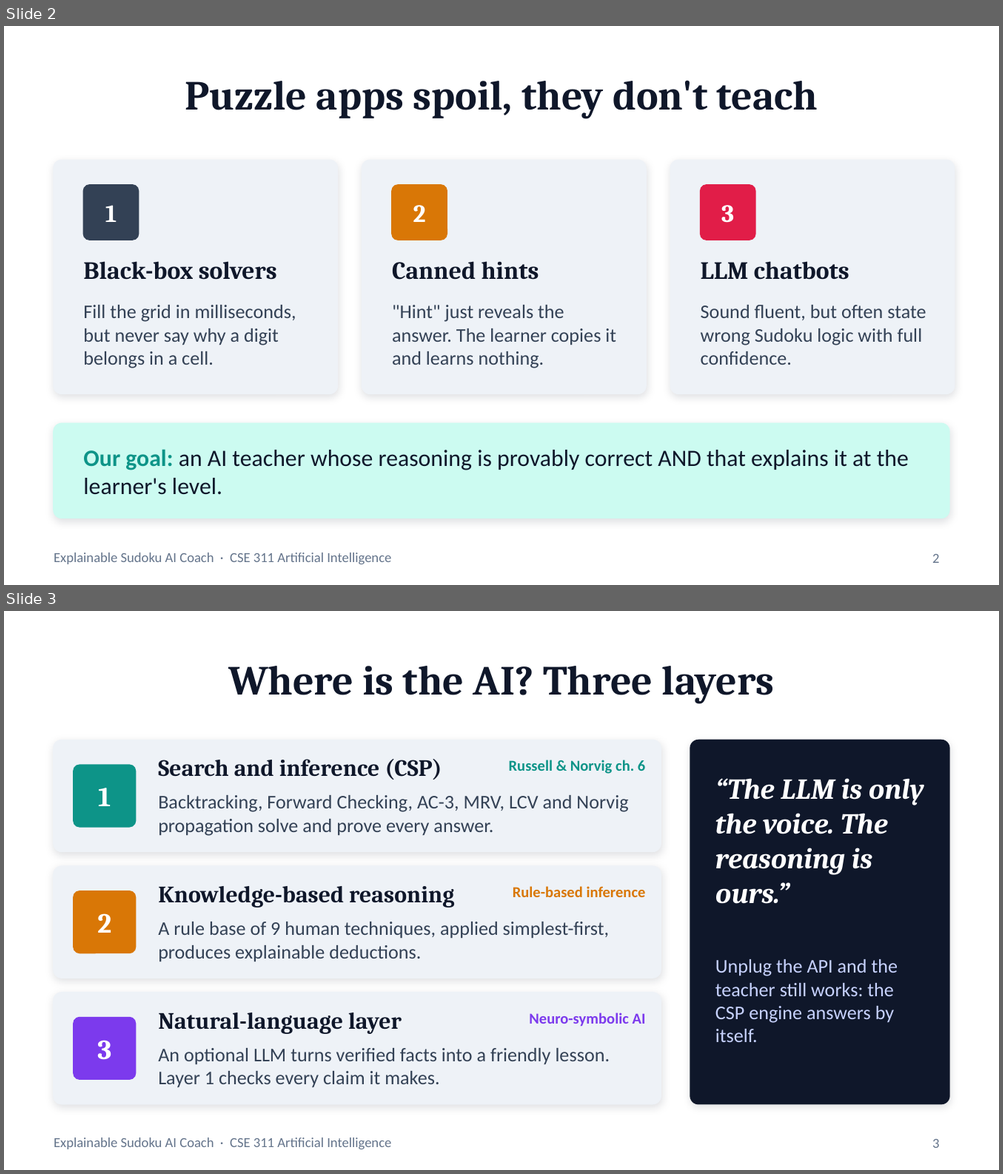
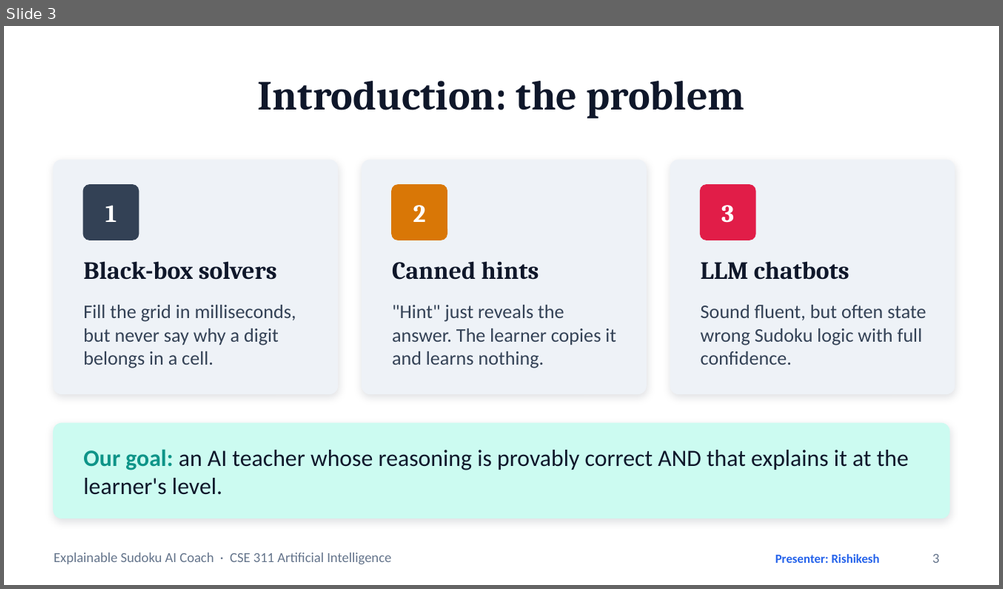
Before and after one commit to tejaes7/Sudoku-Sensei, a slide deck: Sudoku_AI_Coach_Presentation.pptx. Shown one above the other, each under a label of ours: slides 2 and 3 before the commit, slide 3 after it. The pictures are 1003x1174 and 1003x589 pixels, drawn with LibreOffice and Linux fonts; fonts in the diff are those of the drawing. Boxes give left, top, right and bottom in pixels: in the first picture for what was removed or moved away, otherwise in the second. Text is boxed around its words. In the diff, an @@ line names an element or a change of style, - is before the commit and + after.

```diff
--- a/Sudoku_AI_Coach_Presentation.pptx
+++ b/Sudoku_AI_Coach_Presentation.pptx
@@ slide 3 removed at (4,611,999,1170), background #FFFFFF; not listed: 1 template element that a slide beside it also shows @@
@@ title removed at (228,666,774,703) @@
-Where is the AI? Three layers
@@ rounded rectangle removed at (54,741,660,851) @@
@@ rounded rectangle removed at (690,741,949,1105) @@
@@ rounded rectangle removed at (74,765,135,827) @@
@@ text removed at (158,759,442,780) @@
-Search and inference (CSP)
@@ text removed at (509,760,645,774) @@
-Russell & Norvig ch. 6
@@ text removed at (98,788,111,806) @@
-1
@@ text removed at (715,778,924,904) @@
-“The LLM is only the voice. The reasoning is ours.”
@@ text removed at (158,795,628,836) @@
-Backtracking, Forward Checking, AC-3, MRV, LCV and Norvig propagation solve and prove every answer.
@@ rounded rectangle removed at (54,866,660,978) @@
@@ rounded rectangle removed at (74,891,135,953) @@
@@ text removed at (158,886,454,908) @@
-Knowledge-based reasoning
@@ text removed at (512,886,646,897) @@
-Rule-based inference
@@ text removed at (97,914,111,933) @@
-2
@@ text removed at (158,922,609,962) @@
-A rule base of 9 human techniques, applied simplest-first, produces explainable deductions.
@@ text removed at (715,960,897,1042) @@
-Unplug the API and the teacher still works: the CSP engine answers by itself.
@@ rounded rectangle removed at (54,993,660,1105) @@
@@ rounded rectangle removed at (74,1018,135,1079) @@
@@ text removed at (158,1013,401,1034) @@
-Natural-language layer
@@ text removed at (529,1013,646,1027) @@
-Neuro-symbolic AI
@@ text removed at (97,1040,111,1060) @@
-3
@@ text removed at (158,1048,610,1088) @@
-An optional LLM turns verified facts into a friendly lesson. Layer 1 checks every claim it makes.
@@ page number removed at (932,1139,939,1148) @@
-3
@@ what was slide 2 is now slide 3 @@
@@ slide 3 changed as well @@
@@ title at (258,81,745,118): text changed @@
-Puzzle apps spoil, they don't teach
+Introduction: the problem
@@ text added at (775,554,879,563), 9 pt, text #2563EB, bold @@
+Presenter: Rishikesh
@@ page number at (932,554,939,563): text changed @@
-2
+3
```
Also in this commit, not shown: 11 other slides changed, 3 slides added, 2 other slides removed, 1 other file.
